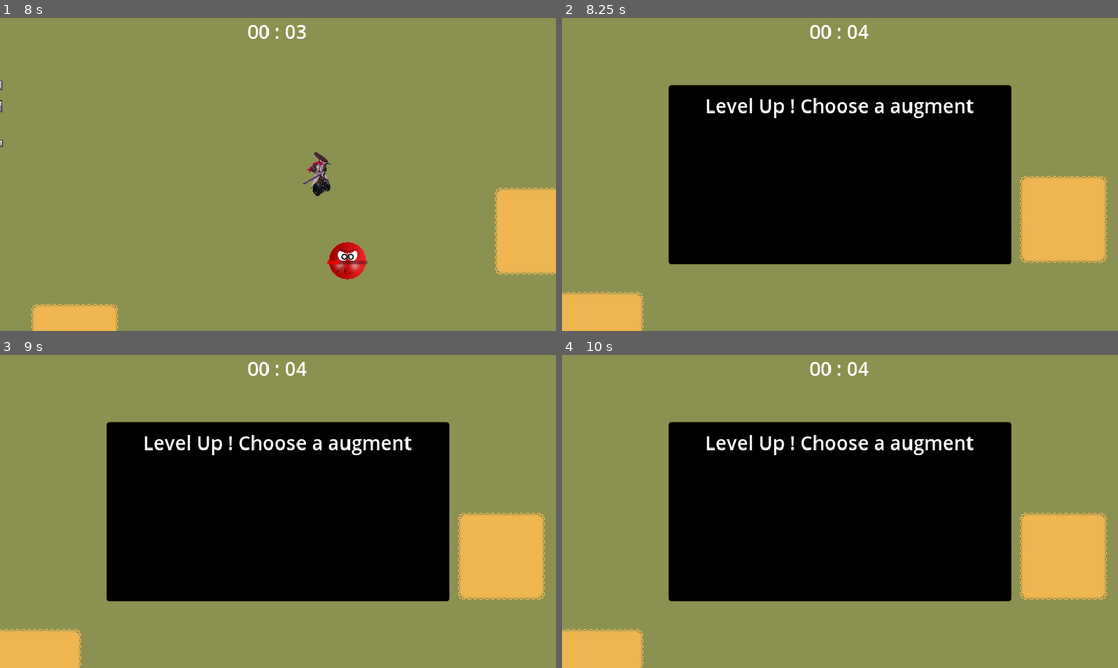
Above: before the commit, frames 1-4 (two rows, left to right).
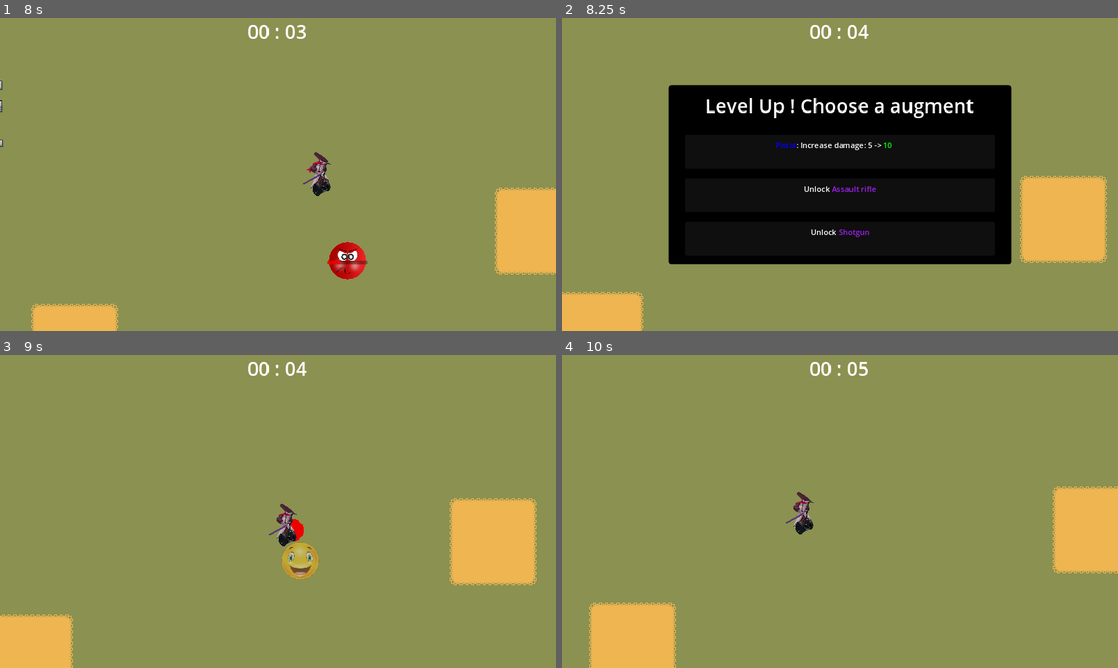
Above: after the commit, the same moments.

Repository: NemoDacremont/vampire_le_survivant
Game: Godot game, scene res://src/maps/first_map/map.tscn
The game is run twice, just before and just after one commit, with the same random seed, the same clock (stepped at 60 frames per second) and the same inputs.
Inputs (mouse positions are in pixels of both pictures, inside the frame that each line leads up to):
- Up to frame 1 (8 s): hold D (move_right) 0.53-1.28 s; tap K (fireball) every 1.5 s from 0.6 to 6.6 s; hold S (move_down) 1.28-2.03 s; tap Ctrl (segway) every 1.5 s from 1.35 to 7.35 s; hold D (move_right) 2.03-2.78 s; hold W (move_up) 2.78-3.53 s; hold Left (move_left) 3.53-5.03 s; hold S (move_down) 5.03-5.78 s; hold D (move_right) 5.78-6.53 s; hold W (move_up) 6.53-7.28 s; hold D (move_right) from 7.28 s (still down)
- Up to frame 2 (8.25 s): release D (move_right) at 8.03 s; hold S (move_down) from 8.03 s (still down); tap K (fireball) at 8.1 s
- Up to frame 3 (9 s): release S (move_down) at 8.75 s; click (278, 489) at 8.77 s
- Up to frame 4 (10 s): hold Left (move_left) from 9.53 s (still down); tap Ctrl (segway) at 9.6 s

Frame 1 is identical in both runs. In frame 2, 0.4% of the frame differs, in the area x 38-60%, y 39-70%; in frame 3, 38%; in frame 4, 42%, in the area x 0-100%, y 2-100%.
Error before the commit: Parse Error: Expected indented block after "for" block. (res://src/levelling.gd:29)

Commit message:
scaling des armes mais bug pour certaines

Diff:
--- a/src/attacks/weapons/shotgun/shotgun.gd
+++ b/src/attacks/weapons/shotgun/shotgun.gd
@@ -33,14 +33,10 @@
 	if _is_enabled:
 		for i in range(bullet_number):
 			true_shoot(- spray + (i / bullet_number) * spray)
-		#true_shoot(PI / 12)
-		#true_shoot(-PI / 12)
-		#true_shoot(2 * PI / 12)
-		#true_shoot(- 2 * PI / 12)
-		#true_shoot(0)
 		sprite_node.play()
 
 func update_properties(stats: Array) -> void:
+	print(stats)
 	bullet_number = stats[NUMBER]
 	spray = stats[SPRAY]
 	super(stats)
--- a/src/levelling.gd
+++ b/src/levelling.gd
@@ -1,21 +1,21 @@
 extends Node
 
-enum {GUN=0, ASSAULT, SHOTGUN, SNIPER, NUMBER_OF_WEAPONS}
+enum {PISTOL=0, ASSAULT, SHOTGUN, SNIPER, NUMBER_OF_WEAPONS}
 enum {FIRE_RATE=0, DAMAGE, PIERCING, NUMBER, SPRAY}
 
 var choice: Array[int] = [0, 0, 0]
 
 var scaling: Array = [\
-[[1, 5, 1], [1, 10, 1], [1.25, 10, 1], [1.25, 15, 1], [1.75, 15, 1], [1.75, 15, 3], [5, 100, 10]],\
-[[4, 3, 1], [5, 3, 1], [5, 5, 1], [5, 5, 4], [8, 5, 10], [10, 15, 10], [20, 50, 10]],\
-[[0.8, 5, 1, 3, PI / 6], [0.8, 10, 1, 3, PI / 6], [0.8, 15, 3, 4, PI / 6], [0.6, 20, 5, 5, PI / 6], \
-[0.5, 25, 5, 5, PI / 3], [0.75, 30, 5, PI / 3], [2, 35, 10, 90, 2 * PI]],\
-[[0.4, 40, -1], [0.5, 50, -1], [0.6, 55, -1], [0.6, 100, -1], [0.8, 120, -1], [1, 150, -1], [3, 1000, -1]]\
+[[1, 5, 1, 0], [1, 10, 1], [1.25, 10, 1], [1.25, 15, 1], [1.75, 15, 1], [1.75, 15, 3], [5, 100, 10]],\
+[[4, 3, 1, 0], [5, 3, 1], [5, 5, 1], [5, 5, 4], [8, 5, 10], [10, 15, 10], [20, 50, 10]],\
+[[0.8, 5, 1, 3, PI / 6, 0], [0.8, 10, 1, 3, PI / 6], [0.8, 15, 3, 4, PI / 6], [0.6, 20, 5, 5, PI / 6], \
+[0.5, 25, 5, 5, PI / 3], [0.75, 30, 5, 6, PI / 3], [2, 35, 10, 90, 2 * PI]],\
+[[0.4, 40, -1, 0], [0.5, 50, -1], [0.6, 55, -1], [0.6, 100, -1], [0.8, 120, -1], [1, 150, -1], [3, 1000, -1]]\
 ]
 
 #Level 0 <=> Player hasn't the weapon
 var weapons_levels: Array[int] = [1, 0, 0, 0]
-var weapons_max_levels: Array[int] = [len(scaling[0]), len(scaling[1]), len(scaling[2]), len(scaling[3])]
+var weapons_max_levels: Array[int] = [len(scaling[0]), len(scaling[1]), len(scaling[2]), 0]
 
 var level_description: Array = [\
 ["","Unlock [color=purple]Pistol[/color]"],\
@@ -25,12 +25,52 @@
 ]
 
 func _ready():
+	var text: String
+	var stats_changed: int
 	for i in range(NUMBER_OF_WEAPONS):
-		for j in len(scaling[i]):
+		for j in range(1, len(scaling[i])):
+			text = weapon_to_string(i) + ": "
+			stats_changed = 0
+			for k in range(min(4, len(scaling[i][j]))):
+				if scaling[i][j][k] < scaling[i][j - 1][k]:
+					text += "Decrease "+stat_to_string(k)+": "+str(scaling[i][j - 1][k])+" -> [color=red]"+str(scaling[i][j][k])+"[/color]"
+					stats_changed += 1
+				if scaling[i][j][k] > scaling[i][j - 1][k]:
+					text += "Increase "+stat_to_string(k)+": "+str(scaling[i][j - 1][k])+" -> [color=green]"+str(scaling[i][j][k])+"[/color]"
+					stats_changed += 1
+				if stats_changed == 2:
+					text += "\n"
+				if stats_changed >= 1:
+					text += "\t"
+			level_description[i].append(text)
 
+func weapon_to_string(weapon: int) -> String:
+	match weapon:
+		PISTOL:
+			return "[color=blue]Pistol[/color]"
+		ASSAULT:
+			return "[color=blue]Assault[/color]"
+		SHOTGUN:
+			return "[color=blue]Shotgun[/color]"
+		SNIPER:
+			return "[color=blue]Sniper[/color]"
+		_:
+			return "flop"
+
+func stat_to_string(stat: int) -> String:
+	match stat:
+		FIRE_RATE:
+			return "fire rate"
+		DAMAGE:
+			return "damage"
+		PIERCING:
+			return "piercing power"
+		NUMBER:
+			return "number of bullets"
+		_:
+			return "ratio"
 
 func choice_to_weapon(choice_index: int) -> int:
-	print(choice)
 	return choice[choice_index]
 
 func level_up_weapon(weapon: int) -> Array:
@@ -53,6 +93,9 @@
 		weapons_levels[i] = 0
 
 func new_level() -> Array[String]:
+	print("levels/maxlevels")
+	print(weapons_levels)
+	print(weapons_max_levels)
 	var weapons_available: Array
 	for i in range(NUMBER_OF_WEAPONS):
 		if weapons_levels[i] < weapons_max_levels[i]:
@@ -66,6 +109,4 @@
 	for i in range(len(weapons_available)):
 		descriptions.append(next_level_description(weapons_available[i]))
 		choice[i] = weapons_available[i]
-	print("oui : ")
-	print(descriptions)
 	return descriptions
--- a/src/player/player.gd
+++ b/src/player/player.gd
@@ -15,7 +15,7 @@
 var xp: float
 var level: int
 var xp_required: float = 1
-const MAX_LEVEL: int = 3
+const MAX_LEVEL: int = 30
 
 var direction: Vector2 = Vector2.ZERO
 
@@ -120,8 +120,8 @@
 	print("player choice : "+str(choice))
 	var weapon = Levelling.choice_to_weapon(choice)
 	var new_stats: Array = Levelling.level_up_weapon(weapon)
-	if len(new_stats) == 0:
+	if new_stats[-1] == 0:
 		print("weapon enabled : "+str(weapon))
 		weapons_enabled[weapon] = true
 	else:
-		$Weapons.get_child(weapon).update_properties(new_stats[0],new_stats[1], new_stats[2])
+		$Weapons.get_child(weapon).update_properties(new_stats)
